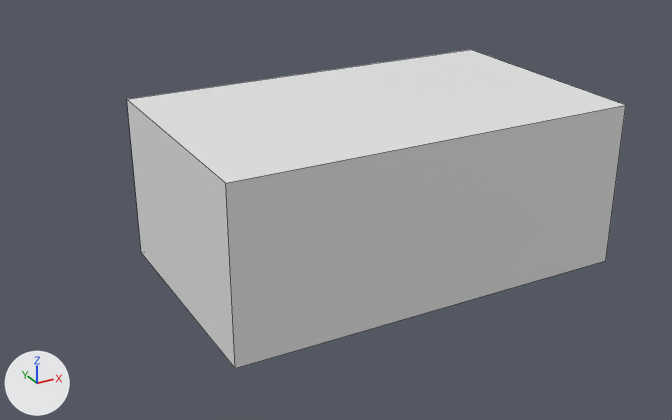
A saved change to the Blender file New Unity Project/Assets/BlenderFolder/RoomBox.blend.
One viewpoint serves both versions: a 50 mm camera at (-13.73, -22.63, 12.91) aimed at (-1.0, 0.5, 1.34). The axes (+X, +Y, +Z) are drawn at lower left. The lights are the same throughout. Mesh edges are drawn as thin lines.
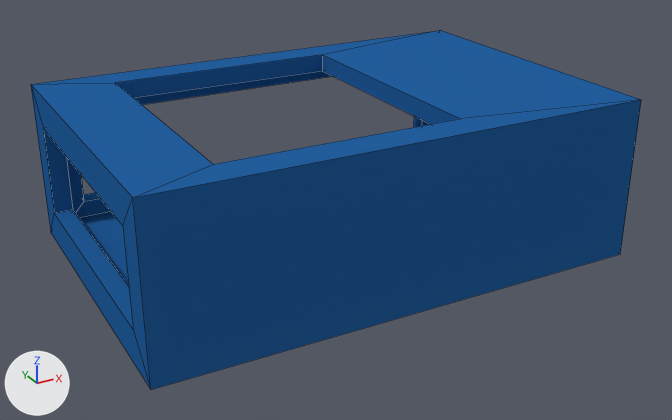
Changed parts and their boxes (x1, y1, x2, y2) in the pictures (672 x 420 px):
'Cube.001', reshaped, moved (22% wider, 13% taller): before (127, 50, 626, 368); after (31, 30, 641, 390)

The edits, one by one:
Material 'Material' (mat_material) is new.
Its base color is (0.0172, 0.116, 0.351) (blue #2360a0).
me_cube_001 is used by ob_cube_001; location (0.0, 0.0, 0.0).
me_cube_001 had 16 vertices, 12 faces and spanned x -6.29..6.29, y -3.79..3.79, z -0.29..4.79.
me_cube_001 now has 40 vertices, 42 faces and spans x -8.58..6.58, y -4.08..6.08, z -0.55..4.44.
me_cube_001 part 1: the loose piece of 8 vertices spanning x -6.29..6.29, y -3.79..3.79, z -0.29..4.79 is rebuilt with 40 vertices and now spans x -8.58..6.58, y -4.08..6.08, z -0.55..4.44, in mat_material (blue #2460a0).
me_cube_001 now uses material mat_material (blue #2360a0).
Object 'Cube.001' (ob_cube_001) moves from (0.0, 0.0, 0.0) to (0.0, 0.0, 0.55).
